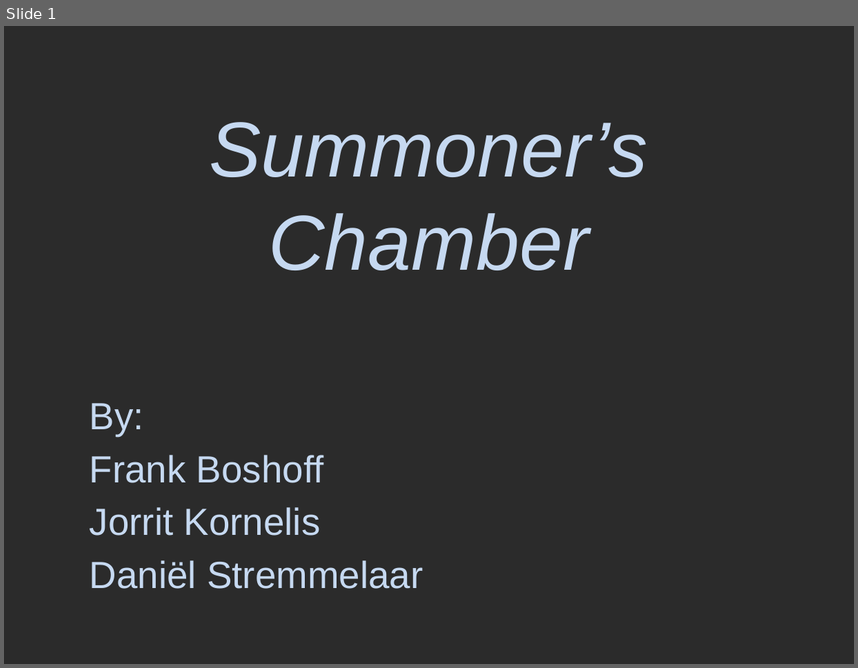
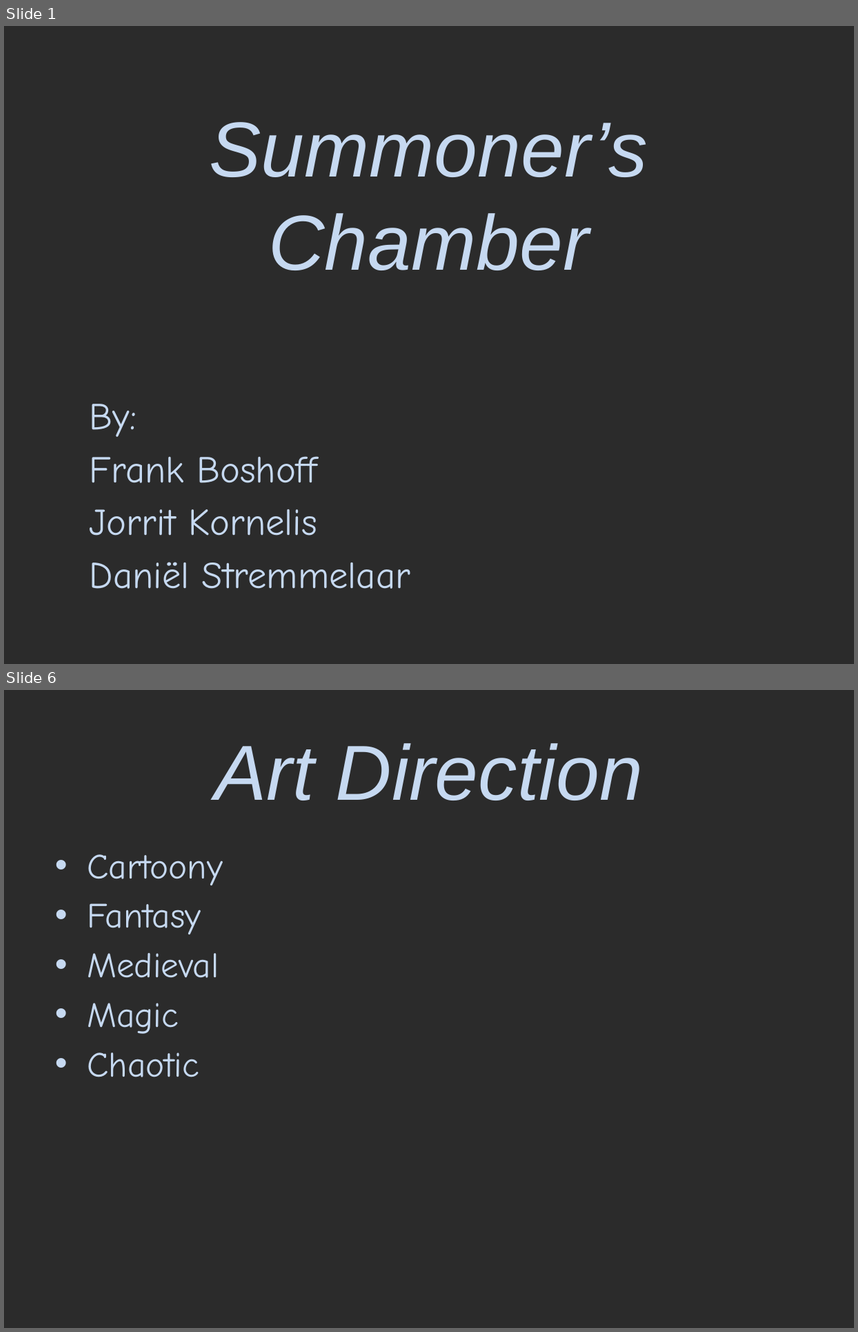
Before and after one commit to FrankBoshoff/P5-Chess-Defence, a slide deck: Concept Presentatie.pptx. Shown one above the other, each under a label of ours: slide 1 before the commit, slides 1 and 6 after it; the slides between them are not shown. The pictures are 858x668 and 858x1332 pixels, drawn with LibreOffice and Linux fonts; fonts in the diff are those of the drawing; background and template pictures are left out; a plain dark background stands for a picture behind light text. Boxes give left, top, right and bottom in pixels: in the first picture for what was removed or moved away, otherwise in the second. Text is boxed around its words. In the diff, an @@ line names an element or a change of style, - is before the commit and + after.

```diff
--- a/Concept Presentatie.pptx
+++ b/Concept Presentatie.pptx
@@ slide 6 added at (4, 690, 854, 1328), background picture (left out) @@
@@ title added at (214, 743, 643, 800), 66 pt, text #C6D9F1, italic @@
+Art Direction
@@ text added at (87, 854, 223, 1077), 30 pt, text #C6D9F1 @@
+• Cartoony
+• Fantasy
+• Medieval
+• Magic
+• Chaotic
@@ slide 1 changed as well @@
@@ subtitle "By:" at (90, 403, 410, 588): font Arial to Comic Neue @@
```
Also in this commit, not shown: 6 other slides added.
